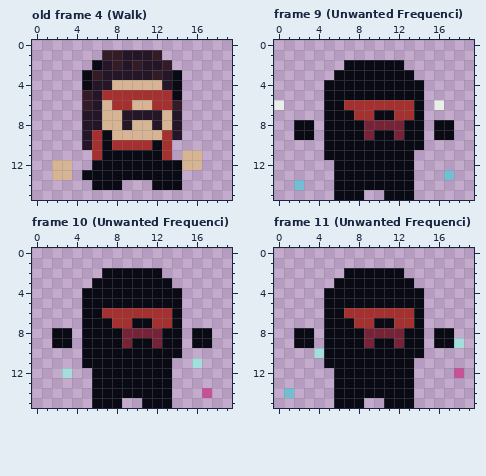
A pixel-art file gets an edit: Assets/Sprites/Characters/doc.ase. The picture above was drawn from the file before the commit.
20x16 pixels, 15 frames. Shown: old frame 4 (Walk), frame 9 (Unwanted Frequenci), frame 10 (Unwanted Frequenci), frame 11 (Unwanted Frequenci). The commit also changed other frames, which this record leaves out.
And afterwards:
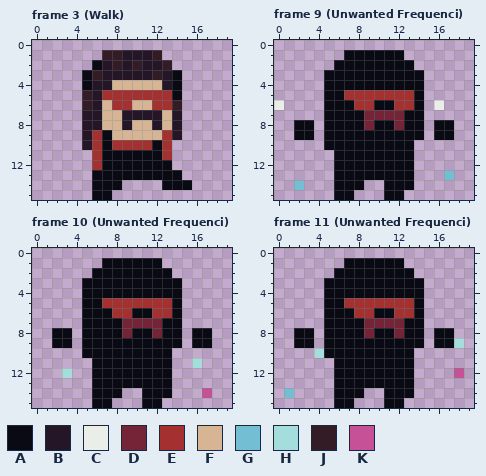
Palette (. is transparent): A #090a14  B #241527  C #ebede9  D #752438  E #a53030  F #d7b594  G #73bed3  H #a4dddb  J #341c27  K #c65197
A new or re-ordered frame is compared with the old frame closest to it.
The exact change:
frames re-ordered
Frame 3 (Walk) against old frame 4 (Walk), layer "Body":
Colour A now appears in row 14 at x 15; in row 15 at x 6 to 7.
The author changed colour A to colour E in row 12 at x 6.
The edit erases colour A in row 12 at x 14; in row 13 at x 5; in row 14 at x 12.
The edit erases colour F in row 11 at x 15 to 16; in row 12 at x 2 to 3 and 15 to 16; in row 13 at x 2 to 3.
Frame 9 (Unwanted Frequenci), layers "Head", "Body":
Colour A now appears in row 1 at x 7 to 12; in row 2 at x 6 and 13; in row 3 at x 5 and 14.
The author changed colour D to colour A in row 8 at x 10 to 11; in row 9 at x 9 and 12.
The author changed colour E to colour A in row 6 at x 7 and 10 to 11; in row 7 at x 8 and 13.
The author changed colour A to colour D in row 7 at x 10 to 11.
The author changed colour E to colour D in row 7 at x 9 and 12.
The author changed colour A to colour E in row 5 at x 7 to 13.
The edit erases colour A in row 10 at x 14; in row 11 at x 5; in row 14 at x 9 to 10; in row 15 at x 8 and 13.
Frame 10 (Unwanted Frequenci), layers "Head", "Body": the same change as frame 9 (Unwanted Frequenci)
Frame 11 (Unwanted Frequenci), layers "Head", "Body": the same change as frame 9 (Unwanted Frequenci)
Where, in picture pixels (left, top, right, bottom), the same in both pictures:
changed: (152, 150, 202, 190)
changed: (52, 160, 112, 200)
changed: (324, 50, 424, 200)
changed: (82, 258, 182, 408)
changed: (324, 258, 424, 408)
